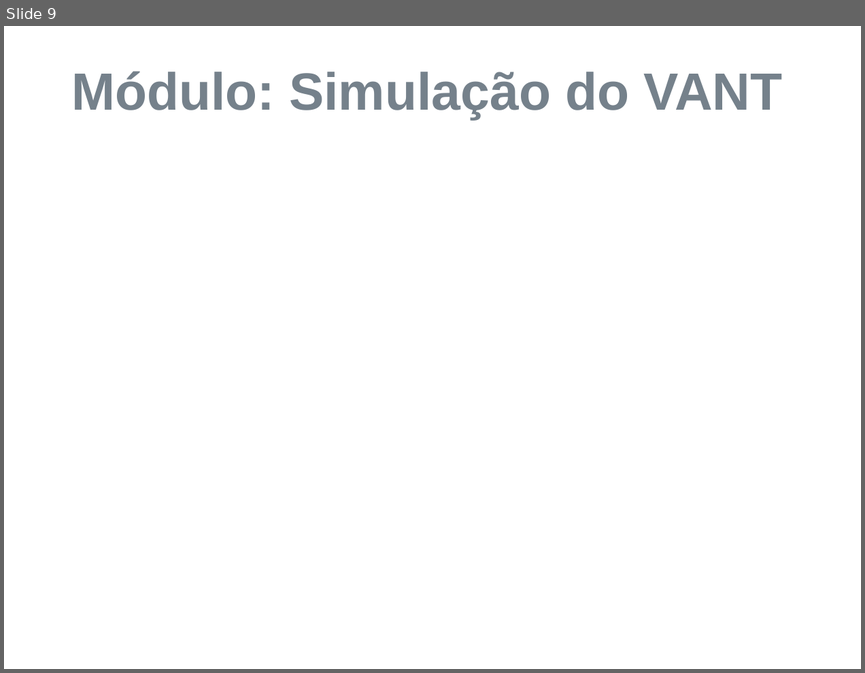
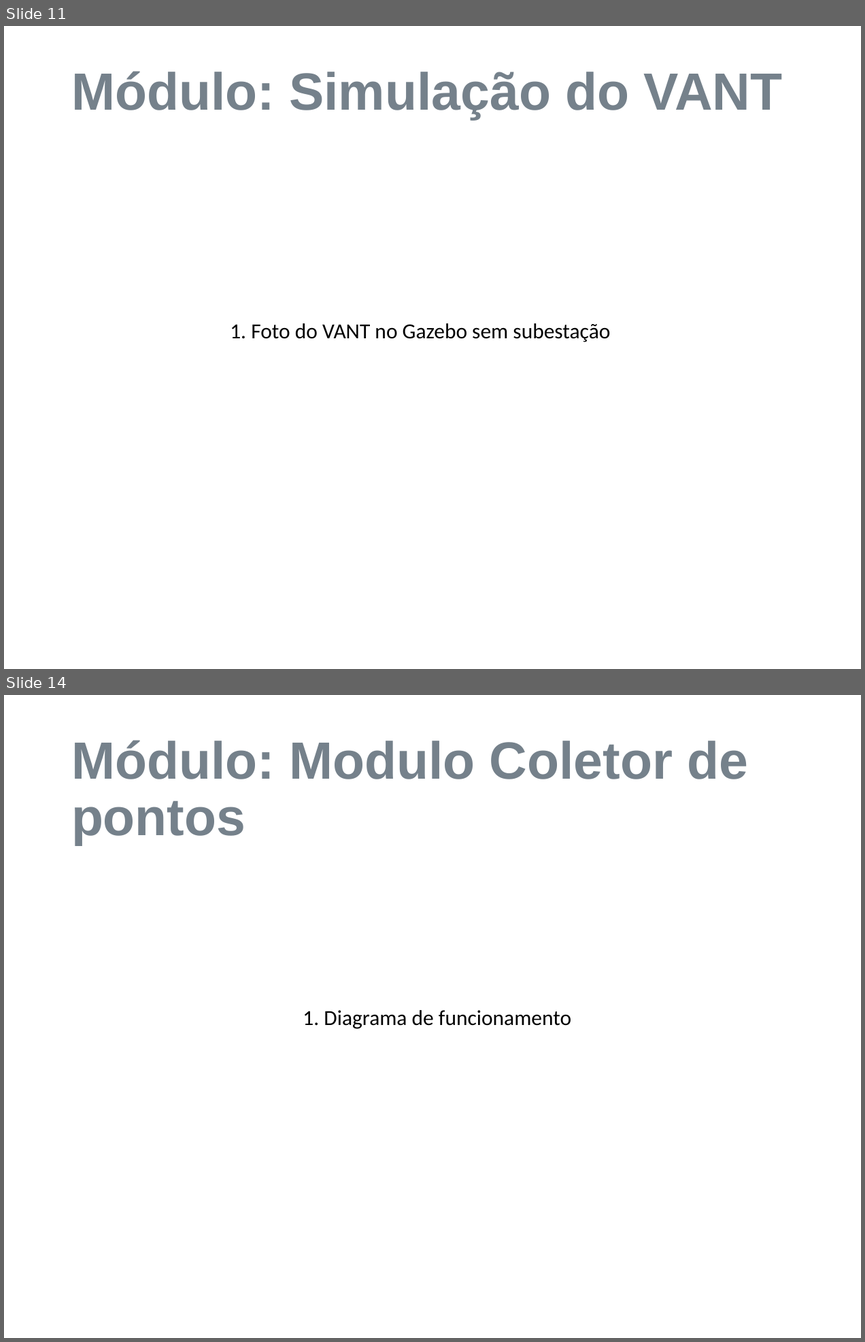
Before and after one commit to matheuskraemer/pfc, a slide deck: doc/apresentacao/Tema-Apresentação-Exemplo.ppt. Shown one above the other, each under a label of ours: slide 9 before the commit, slides 11 and 14 after it; the slides between them are not shown. The pictures are 865x673 and 865x1342 pixels, drawn with LibreOffice and Linux fonts; fonts in the diff are those of the drawing; background and template pictures are left out. Boxes give left, top, right and bottom in pixels: in the first picture for what was removed or moved away, otherwise in the second. Text is boxed around its words. In the diff, an @@ line names an element or a change of style, - is before the commit and + after.

```diff
--- a/doc/apresentacao/Tema-Apresentação-Exemplo.ppt
+++ b/doc/apresentacao/Tema-Apresentação-Exemplo.ppt
@@ slide 14 added at (4,695,861,1338), background picture (left out) @@
@@ title added at (71,740,748,845), 44 pt, text #75818B, bold @@
+Módulo: Modulo Coletor de pontos
@@ text added at (303,1010,571,1029), 18 pt, text #000000 @@
+1. Diagrama de funcionamento
@@ what was slide 9 is now slide 11 @@
@@ slide 11 changed as well @@
@@ text added at (230,323,610,342), 18 pt, text #000000 @@
+1. Foto do VANT no Gazebo sem subestação
```
Also in this commit, not shown: 13 other slides changed, 24 other slides added, 12 slides removed, 1 other file.
